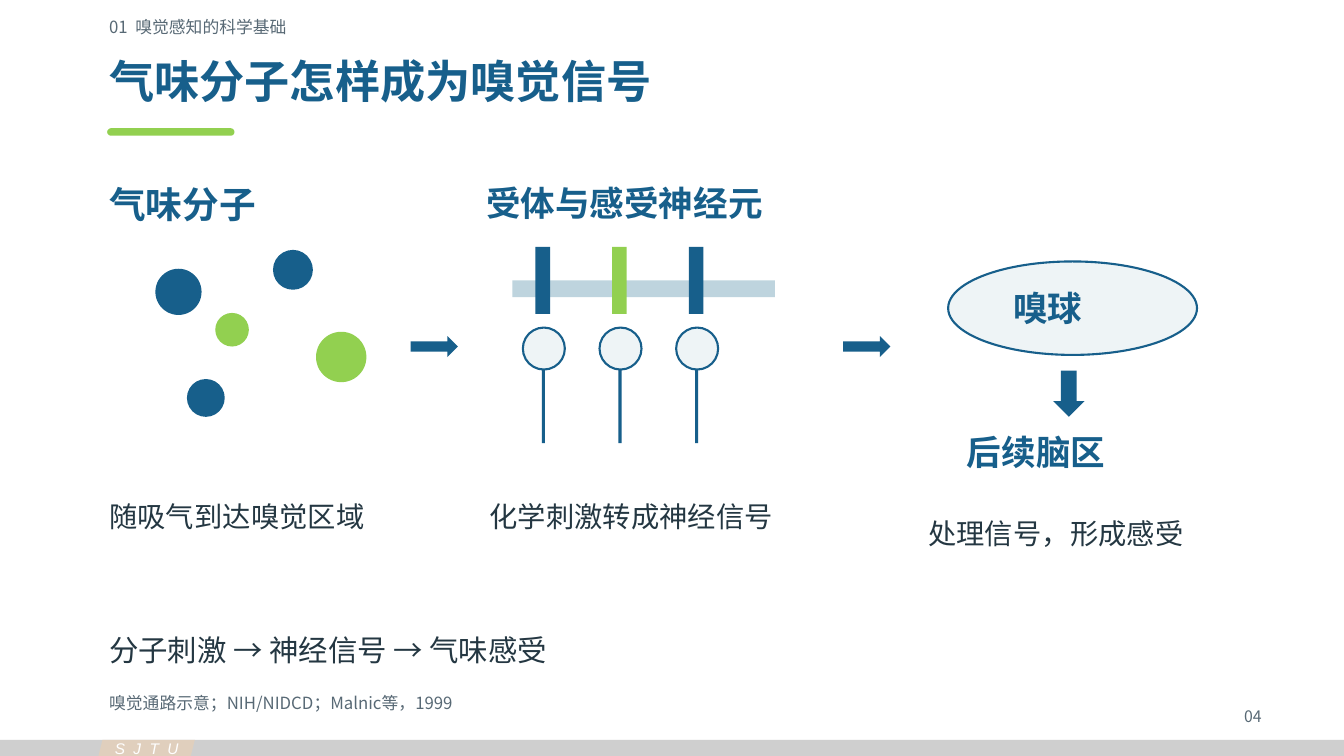
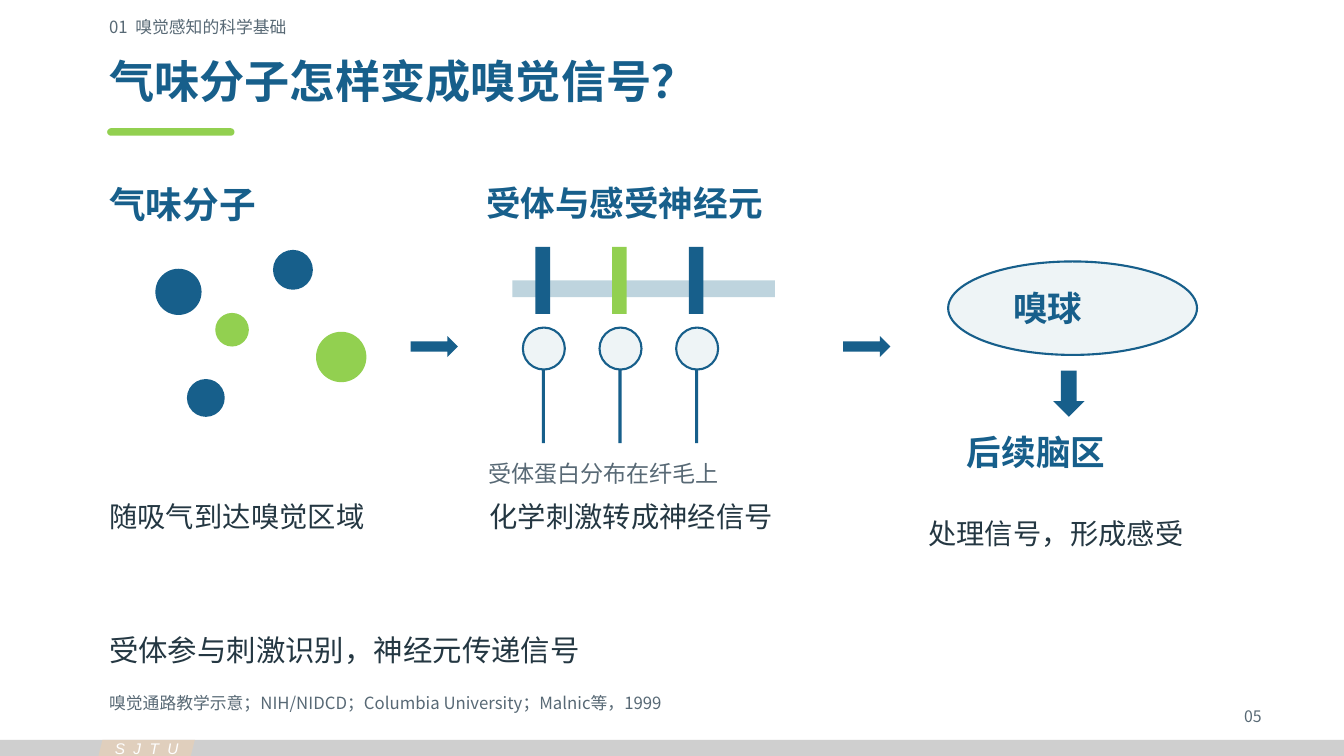
Before and after one commit to Cyh29hao/sjtu-olfaction-vr-2026, a slide deck: slide 5 of release/v3/olfaction-vr-v3.pptx (slide 4 before the commit). Drawn at 1344x756 pixels with LibreOffice and Linux fonts; fonts in the diff are those of the drawing. Boxes give left, top, right and bottom in pixels: in the first picture for what was removed or moved away, otherwise in the second. Text is boxed around its words. In the diff, an @@ line names an element or a change of style, - is before the commit and + after.

```diff
--- a/release/v3/olfaction-vr-v3.pptx
+++ b/release/v3/olfaction-vr-v3.pptx
@@ text at box(109, 59, 696, 103): text changed @@
-气味分子怎样成为嗅觉信号
+气味分子怎样变成嗅觉信号？
@@ text added at box(488, 462, 718, 484), 16.5 pt, text #586975 @@
+受体蛋白分布在纤毛上
@@ text at box(109, 636, 579, 664): text changed @@
-分子刺激 → 神经信号 → 气味感受
+受体参与刺激识别，神经元传递信号
@@ text at box(109, 695, 662, 713): text changed @@
-嗅觉通路示意；NIH/NIDCD；Malnic等，1999
+嗅觉通路教学示意；NIH/NIDCD；Columbia University；Malnic等，1999
@@ text at box(1244, 710, 1262, 722): text changed @@
-04
+05
```
Also in this commit, not shown: 20 other slides changed, 2 slides added, 43 other files.
